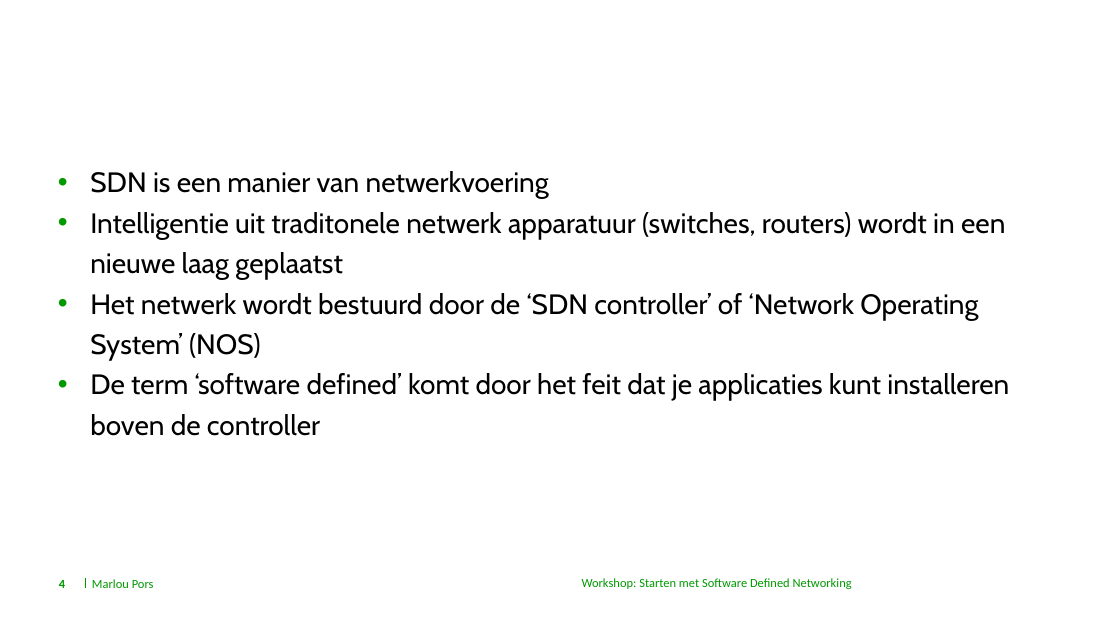
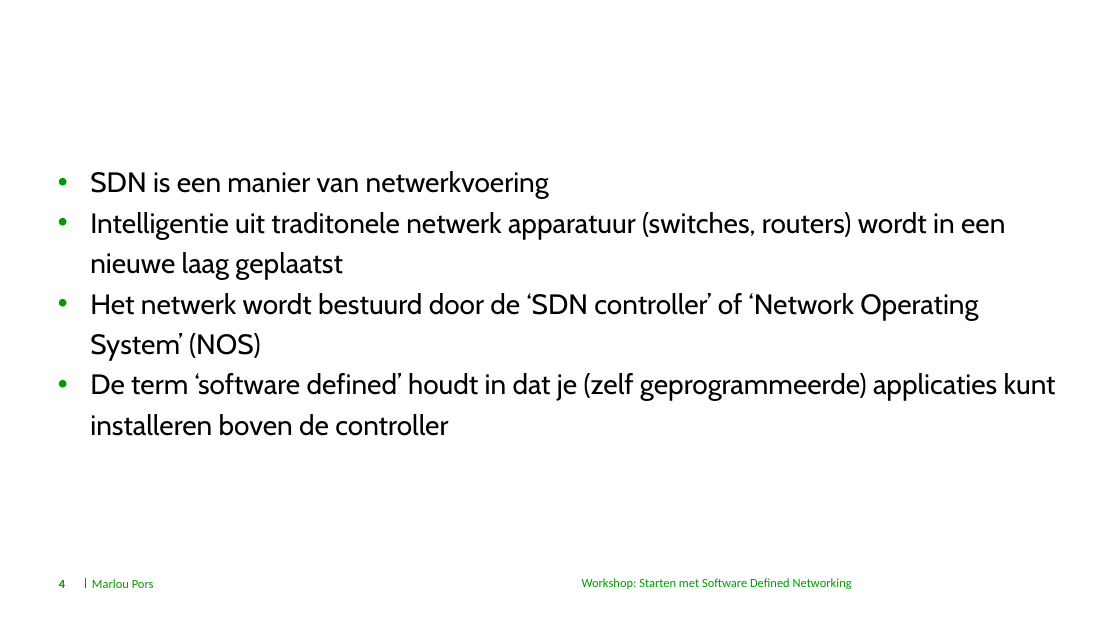
Before and after one commit to Marlou16/sdn-tutorial, a slide deck: slide 4 of Workshop Presentatie.pptx. Drawn at 1120x630 pixels with LibreOffice and Linux fonts; fonts in the diff are those of the drawing; background and template pictures are left out. Boxes give left, top, right and bottom in pixels: in the first picture for what was removed or moved away, otherwise in the second. Text is boxed around its words. In the diff, an @@ line names an element or a change of style, - is before the commit and + after.

Commit message:
small change to powerpoint

```diff
--- a/Workshop Presentatie.pptx
+++ b/Workshop Presentatie.pptx
@@ text at (90, 373, 1056, 436): text changed @@
-• De term ‘software defined’ komt door het feit dat je applicaties kunt installeren boven de controller
+• De term ‘software defined’ houdt in dat je (zelf geprogrammeerde) applicaties kunt installeren boven de controller
```
Also in this commit, not shown: 1 other slide changed.
